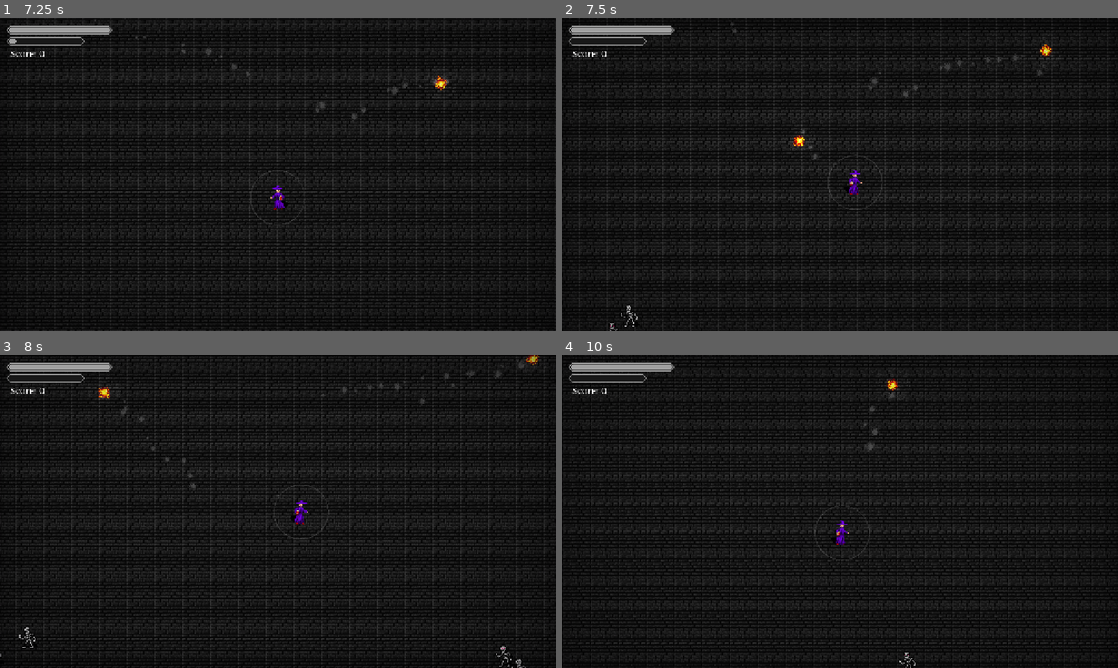
Above: before the commit, frames 1-4 (two rows, left to right).
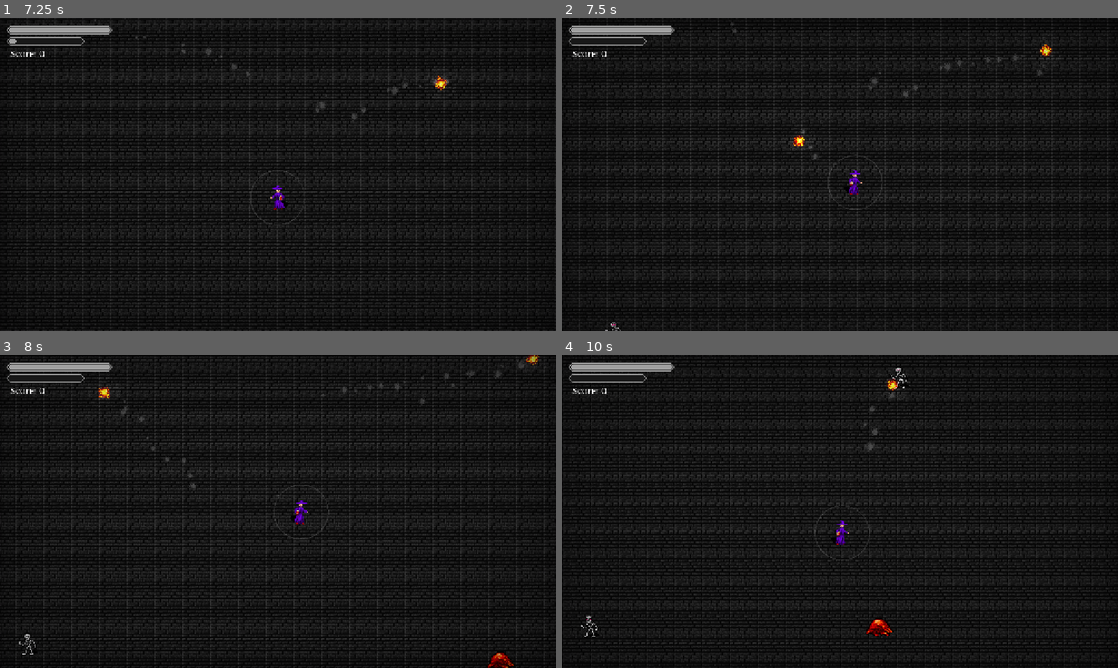
Above: after the commit, the same moments.

Repository: adrianwhatfield/ancient-arena
Game: Godot game, scene res://Scenes/Scenes/Menu/main_menu.tscn
Two runs of this game, one before a commit and one after it. Both use one fixed random seed, a clock stepped at 60 frames per second and the inputs below.
Inputs (mouse positions are in pixels of both pictures, inside the frame that each line leads up to):
- Up to frame 1 (7.25 s): click "Start" at 0.5 s; click "Play" at 1.25 s; tap Enter at 2 s; move the mouse to (400, 158) at 2.02 s; hold D (right) 2.03-2.78 s; click (400, 158) at 2.1 s; move the mouse to (166, 190) at 2.77 s; hold S (down) 2.78-3.53 s; click (166, 190) at 2.85 s; move the mouse to (333, 105) at 3.52 s; hold D (right) 3.53-4.28 s; click (333, 105) at 3.6 s; move the mouse to (250, 237) at 4.27 s; hold W (up) 4.28-5.03 s; click (250, 237) at 4.35 s; move the mouse to (444, 221) at 5.02 s; hold A (left) 5.03-6.53 s; click (444, 221) at 5.1 s; move the mouse to (111, 127) at 5.77 s; click (111, 127) at 5.85 s; move the mouse to (305, 174) at 6.52 s; hold S (down) from 6.53 s (still down); click (305, 174) at 6.6 s
- Up to frame 2 (7.5 s): move the mouse to (756, 96) at 7.27 s; release S (down) at 7.28 s; hold D (right) from 7.28 s (still down); click (756, 96) at 7.35 s
- Up to frame 3 (8 s): keep holding D (right)
- Up to frame 4 (10 s): move the mouse to (962, 495) at 8.02 s; release D (right) at 8.03 s; hold W (up) 8.03-8.78 s; click (962, 495) at 8.1 s; move the mouse to (728, 527) at 8.77 s; hold D (right) 8.78-9.53 s; click (728, 527) at 8.85 s; move the mouse to (895, 442) at 9.52 s; hold S (down) from 9.53 s (still down); click (895, 442) at 9.6 s

Frame 1 is identical in both runs. In frame 2, 0.1% of the frame differs, in the area x 7-14%, y 91-100%; in frame 3, 0.3%; in frame 4, 0.4%, in the area x 3-64%, y 4-100%.

Commit message:
Add hit/hurt boxes

Diff:
--- a/ancient_arena/Resources/player_stats.tres
+++ b/ancient_arena/Resources/player_stats.tres
@@ -5,7 +5,7 @@
 
 [sub_resource type="Resource" id="Resource_m2yxr"]
 script = ExtResource("1_18tye")
-value = 5.0
+value = 3.0
 cost = 15.0
 rate = 1.15
 
--- a/ancient_arena/Scenes/Characters/player.tscn
+++ b/ancient_arena/Scenes/Characters/player.tscn
@@ -3,13 +3,14 @@
 [ext_resource type="Script" uid="uid://ocgium5bbq1o" path="res://Scripts/player.gd" id="1_ttbjs"]
 [ext_resource type="Texture2D" uid="uid://bi5mpmu6c0nvk" path="res://Assets/Art/Characters/wizard.png" id="2_ueyud"]
 [ext_resource type="Texture2D" uid="uid://dejq3l54jjplj" path="res://Assets/UI/aim.svg" id="3_05bxp"]
+[ext_resource type="PackedScene" uid="uid://dwxgy7iby20mr" path="res://Scenes/Components/hit_box.tscn" id="3_gy20a"]
 
 [sub_resource type="CapsuleShape2D" id="CapsuleShape2D_0qm8w"]
 radius = 4.0
 height = 28.0
 
-[sub_resource type="RectangleShape2D" id="RectangleShape2D_0kf28"]
-size = Vector2(8, 26)
+[sub_resource type="RectangleShape2D" id="RectangleShape2D_gy20a"]
+size = Vector2(8, 14)
 
 [node name="Player" type="CharacterBody2D" unique_id=1932327328]
 collision_layer = 3
@@ -27,12 +28,12 @@
 limit_smoothed = true
 position_smoothing_enabled = true
 
-[node name="HitBox" type="Area2D" parent="." unique_id=413179554]
-collision_layer = 0
+[node name="HitBox" parent="." unique_id=1508533871 instance=ExtResource("3_gy20a")]
 collision_mask = 2
 
-[node name="CollisionShape2D" type="CollisionShape2D" parent="HitBox" unique_id=2061689713]
-shape = SubResource("RectangleShape2D_0kf28")
+[node name="CollisionShape2D" type="CollisionShape2D" parent="HitBox" unique_id=562727193]
+position = Vector2(1, 3)
+shape = SubResource("RectangleShape2D_gy20a")
 
 [node name="Wand" type="Node2D" parent="." unique_id=50244239]
 metadata/_edit_group_ = true
@@ -49,5 +50,5 @@
 [node name="Timer" type="Timer" parent="." unique_id=2105507039]
 autostart = true
 
-[connection signal="area_entered" from="HitBox" to="." method="_on_hit_box_area_entered"]
+[connection signal="hit" from="HitBox" to="." method="_on_hit_box_hit"]
 [connection signal="timeout" from="Timer" to="." method="_on_timer_timeout"]
--- a/ancient_arena/Scenes/Characters/skeleton.tscn
+++ b/ancient_arena/Scenes/Characters/skeleton.tscn
@@ -2,21 +2,36 @@
 
 [ext_resource type="Script" uid="uid://n814uww8xitf" path="res://Scripts/skeleton.gd" id="1_mtqc1"]
 [ext_resource type="Texture2D" uid="uid://bdpt0ssq0cqho" path="res://Assets/Art/Characters/skeleton_humanoid_small_new.png" id="2_xuaa8"]
+[ext_resource type="PackedScene" uid="uid://dwxgy7iby20mr" path="res://Scenes/Components/hit_box.tscn" id="3_tutri"]
+[ext_resource type="PackedScene" uid="uid://u210ssm8f045" path="res://Scenes/Components/hurt_box.tscn" id="4_6idjn"]
 
 [sub_resource type="RectangleShape2D" id="RectangleShape2D_hpu0b"]
-size = Vector2(10, 11)
+size = Vector2(17, 27)
 
-[node name="skeleton" type="Area2D" unique_id=678287738 groups=["Skeletons"]]
-collision_layer = 7
+[sub_resource type="RectangleShape2D" id="RectangleShape2D_ywfuw"]
+size = Vector2(8, 23)
+
+[node name="skeleton" type="CharacterBody2D" unique_id=668434103 groups=["Skeletons"]]
+collision_layer = 6
+collision_mask = 0
 script = ExtResource("1_mtqc1")
 
 [node name="Sprite2D" type="Sprite2D" parent="." unique_id=921905741]
 texture_filter = 1
 texture = ExtResource("2_xuaa8")
 
-[node name="CollisionShape2D" type="CollisionShape2D" parent="." unique_id=527617206]
-position = Vector2(0, 3.5)
+[node name="HitBox" parent="." unique_id=1508533871 instance=ExtResource("3_tutri")]
+collision_mask = 4
+
+[node name="CollisionShape2D" type="CollisionShape2D" parent="HitBox" unique_id=527617206]
+position = Vector2(0.5, 1.5)
 shape = SubResource("RectangleShape2D_hpu0b")
 
-[connection signal="area_entered" from="." to="." method="_on_area_entered"]
-[connection signal="body_entered" from="." to="." method="_on_body_entered"]
+[node name="HurtBox" parent="." unique_id=1723271617 instance=ExtResource("4_6idjn")]
+collision_layer = 2
+
+[node name="CollisionShape2D" type="CollisionShape2D" parent="HurtBox" unique_id=568422747]
+position = Vector2(0, 2)
+shape = SubResource("RectangleShape2D_ywfuw")
+
+[connection signal="hit" from="HitBox" to="." method="_on_hit_box_hit"]
--- a/ancient_arena/Scenes/Characters/slime.tscn
+++ b/ancient_arena/Scenes/Characters/slime.tscn
@@ -2,11 +2,16 @@
 
 [ext_resource type="Script" uid="uid://bhge6krcbgba" path="res://Scripts/slime.gd" id="1_xvobn"]
 [ext_resource type="Texture2D" uid="uid://bydmp70i3n5lm" path="res://Assets/Art/Characters/jelly.png" id="2_f5bq0"]
+[ext_resource type="PackedScene" uid="uid://dwxgy7iby20mr" path="res://Scenes/Components/hit_box.tscn" id="3_s8q01"]
+[ext_resource type="PackedScene" uid="uid://u210ssm8f045" path="res://Scenes/Components/hurt_box.tscn" id="4_u1guq"]
+
+[sub_resource type="RectangleShape2D" id="RectangleShape2D_u1guq"]
+size = Vector2(34, 20)
 
 [sub_resource type="RectangleShape2D" id="RectangleShape2D_1kbsw"]
 size = Vector2(11, 16)
 
-[node name="slime" type="Area2D" unique_id=995331079]
+[node name="slime" type="CharacterBody2D" unique_id=2078998117 groups=["Slimes"]]
 collision_layer = 7
 script = ExtResource("1_xvobn")
 
@@ -14,9 +19,18 @@
 texture_filter = 1
 texture = ExtResource("2_f5bq0")
 
-[node name="CollisionShape2D" type="CollisionShape2D" parent="." unique_id=1632447967]
+[node name="HitBox" parent="." unique_id=1508533871 instance=ExtResource("3_s8q01")]
+collision_mask = 4
+
+[node name="CollisionShape2D" type="CollisionShape2D" parent="HitBox" unique_id=817009995]
+position = Vector2(0, 1)
+shape = SubResource("RectangleShape2D_u1guq")
+
+[node name="HurtBox" parent="." unique_id=1723271617 instance=ExtResource("4_u1guq")]
+collision_layer = 2
+
+[node name="CollisionShape2D" type="CollisionShape2D" parent="HurtBox" unique_id=1632447967]
 position = Vector2(-0.5, 1)
 shape = SubResource("RectangleShape2D_1kbsw")
 
-[connection signal="area_entered" from="." to="." method="_on_area_entered"]
-[connection signal="body_entered" from="." to="." method="_on_body_entered"]
+[connection signal="hit" from="HitBox" to="." method="_on_hit_box_hit"]
--- /dev/null
+++ b/ancient_arena/Scenes/Components/hit_box.tscn
@@ -0,0 +1,10 @@
+[gd_scene format=3 uid="uid://dwxgy7iby20mr"]
+
+[ext_resource type="Script" uid="uid://ci1yamud5xfs5" path="res://Scripts/Components/hit_box.gd" id="1_7nlua"]
+
+[node name="HitBox" type="Area2D" unique_id=1508533871]
+collision_layer = 0
+collision_mask = 0
+script = ExtResource("1_7nlua")
+
+[connection signal="area_entered" from="." to="." method="_on_area_entered"]
--- /dev/null
+++ b/ancient_arena/Scenes/Components/hurt_box.tscn
@@ -0,0 +1,10 @@
+[gd_scene format=3 uid="uid://u210ssm8f045"]
+
+[ext_resource type="Script" uid="uid://dh34qd7cciwx8" path="res://Scripts/Components/hurt_box.gd" id="1_fuai4"]
+
+[node name="HurtBox" type="Area2D" unique_id=1723271617]
+collision_layer = 0
+collision_mask = 0
+script = ExtResource("1_fuai4")
+
+[connection signal="area_entered" from="." to="." method="_on_area_entered"]
--- a/ancient_arena/Scenes/Objects/enemy_spawner.tscn
+++ b/ancient_arena/Scenes/Objects/enemy_spawner.tscn
@@ -6,6 +6,7 @@
 script = ExtResource("1_kf6h4")
 
 [node name="Timer" type="Timer" parent="." unique_id=1986362070]
+wait_time = 5.0
 autostart = true
 
 [connection signal="timeout" from="Timer" to="." method="_on_timer_timeout"]
--- a/ancient_arena/Scenes/Objects/spell.tscn
+++ b/ancient_arena/Scenes/Objects/spell.tscn
@@ -8,16 +8,14 @@
 [ext_resource type="Texture2D" uid="uid://ttpxoapj6i8f" path="res://Assets/Art/Spells/flame_2.png" id="4_dg1o7"]
 
 [sub_resource type="ParticleProcessMaterial" id="ParticleProcessMaterial_h8xbj"]
+particle_flag_disable_z = true
 emission_shape = 1
 emission_sphere_radius = 25.0
-particle_flag_disable_z = true
-gravity = Vector3(0, 0, 0)
 initial_velocity_min = 1.0
 initial_velocity_max = 10.0
 angular_velocity_min = 50.0
 angular_velocity_max = 100.0
-orbit_velocity_min = 0.0
-orbit_velocity_max = 0.0
+gravity = Vector3(0, 0, 0)
 tangential_accel_max = 10.0
 scale_min = 0.1
 scale_max = 0.5
@@ -42,32 +40,31 @@
 
 [sub_resource type="CircleShape2D" id="CircleShape2D_fuwxw"]
 
-[node name="Spell" type="Area2D"]
+[node name="Spell" type="Area2D" unique_id=920022]
 texture_filter = 1
-collision_layer = 0
-collision_mask = 4
+collision_layer = 4
+collision_mask = 0
 script = ExtResource("1_7yvvw")
 
-[node name="PointLight2D" type="PointLight2D" parent="."]
+[node name="PointLight2D" type="PointLight2D" parent="." unique_id=1060569135]
 shadow_color = Color(0, 0, 0, 0.501961)
 texture = ExtResource("3_ur505")
 texture_scale = 0.1
 
-[node name="GPUParticles2D" type="GPUParticles2D" parent="."]
+[node name="GPUParticles2D" type="GPUParticles2D" parent="." unique_id=1390384415]
 amount = 16
+texture = ExtResource("3_nf6al")
 process_material = SubResource("ParticleProcessMaterial_h8xbj")
-texture = ExtResource("3_nf6al")
 
-[node name="Sprite2D" type="AnimatedSprite2D" parent="."]
+[node name="Sprite2D" type="AnimatedSprite2D" parent="." unique_id=1215456829]
 sprite_frames = SubResource("SpriteFrames_gqm75")
 frame_progress = 0.440742
 
-[node name="CollisionShape2D" type="CollisionShape2D" parent="."]
+[node name="CollisionShape2D" type="CollisionShape2D" parent="." unique_id=1669560185]
 shape = SubResource("CircleShape2D_fuwxw")
 
-[node name="Timer" type="Timer" parent="."]
+[node name="Timer" type="Timer" parent="." unique_id=1038743745]
 wait_time = 15.0
 autostart = true
 
-[connection signal="area_entered" from="." to="." method="_on_area_entered"]
 [connection signal="timeout" from="Timer" to="." method="_on_timer_timeout"]
--- /dev/null
+++ b/ancient_arena/Scripts/Components/hit_box.gd
@@ -0,0 +1,7 @@
+extends Area2D
+
+signal hit(area: Area2D)
+
+
+func _on_area_entered(area: Area2D) -> void:
+	hit.emit(area)
--- /dev/null
+++ b/ancient_arena/Scripts/Components/hurt_box.gd
@@ -0,0 +1,7 @@
+extends Area2D
+
+signal hurt(damage: float)
+
+
+func _on_area_entered(area: Area2D) -> void:
+	hurt.emit(get_parent().damage)
--- a/ancient_arena/Scripts/EnemySpawner.gd
+++ b/ancient_arena/Scripts/EnemySpawner.gd
@@ -13,6 +13,6 @@
 	if chance <= 0.6:
 		owner.add_child(skeleton)
 		skeleton.transform = global_transform
-	#elif chance >= 0.3:
-		#owner.add_child(slime)
-		#slime.transform = global_transform
+	elif chance >= 0.3:
+		owner.add_child(slime)
+		slime.transform = global_transform
--- a/ancient_arena/Scripts/player.gd
+++ b/ancient_arena/Scripts/player.gd
@@ -68,7 +68,6 @@
 	stats.health_current += stats.health_regen
 	stats.mana_current += stats.mana_regen
 
-
-func _on_hit_box_area_entered(area):
+func _on_hit_box_hit(area: Area2D) -> void:
 	player_hit.emit()
-	stats.health_current -= area.damage
+	stats.health_current -= area.get_parent().damage
--- a/ancient_arena/Scripts/skeleton.gd
+++ b/ancient_arena/Scripts/skeleton.gd
@@ -1,108 +1,27 @@
-extends Area2D
+extends CharacterBody2D
 class_name Skeleton
 
 var stats = preload("res://Resources/player_stats.tres")
 
 var health = 10
 var damage = 4
-var speed = 25.0
+var speed = 85.0
 var score = 15
-
-var velocity = Vector2()
-var acceleration = Vector2()
-var boids = []
-
-var perception_radius = 50.0 #50
-var centralisation_force_radius = 10.0 #10
-
-var centralisation_force = 1.0 #0.5
-var steer_force = 100.0 #50.0
-var alignment_force = 2.4 #1.2
-var cohesion_force = 1.0 #0.5
-var seperation_force = 2.0 #1.0
 
 var target = Vector2.ZERO
 
-func _ready() -> void:
-	var boid_group = get_tree().get_nodes_in_group("Skeletons")
-	for boid in boid_group:
-		boids.append(boid)
-
-func _process(_delta):
-	if health < 0:
+func _process(delta: float) -> void:
+	if health <= 0:
 		stats.score += score
 		self.remove_from_group("Skeletons")
 		queue_free()
 
 func _physics_process(delta):
-	var neighbors = get_neighbors(perception_radius)
-	target = stats.position
+	target = get_parent().get_node("Player")
+	if position.distance_to(target.position) > 10:
+		position = position.move_toward(target.position, delta * speed)
 
-	acceleration += process_alignments(neighbors) * alignment_force
-	acceleration += process_cohesion(neighbors) * cohesion_force
-	acceleration += process_seperation(neighbors) * seperation_force
-	acceleration += process_centrailisation(target) * centralisation_force
 
-	velocity += acceleration * delta
-	# TODO: Clamp velocity to max speed
-
-	translate(velocity * delta)
-
-func steer(towards):
-	var steer_dir = towards - velocity
-	steer_dir = steer_dir.normalized()
-	return steer_dir
-
-func process_seperation(neighbors):
-	var vector: Vector2 = Vector2()
-	var close_neighbors = []
-	for boid in neighbors:
-		if position.distance_to(boid.position) < perception_radius / 2:
-			close_neighbors.push_back(boid)
-
-	if close_neighbors.is_empty():
-		return vector
-
-	for boid in close_neighbors:
-		var difference: Vector2 = position - boid.position
-		vector += difference.normalized() / difference.length()
-
-	vector /= close_neighbors.size()
-
-	return steer(vector.normalized() * speed)
-
-func process_alignments(neighbors):
-	var vector: Vector2 = Vector2()
-	if neighbors.is_empty():
-		return vector
-
-	for boid in neighbors:
-		vector += boid.velocity
-	vector /= neighbors.size()
-
-	return steer(vector.normalized() * speed)
-
-func process_cohesion(neighbors):
-	var vector: Vector2 = Vector2()
-	if neighbors.is_empty():
-		return vector
-	for boid in neighbors:
-		vector += boid.position
-	vector /= neighbors.size()
-
-	return steer((vector - position).normalized() * speed)
-
-func process_centrailisation(centre: Vector2):
-	if position.distance_to(centre) < centralisation_force_radius:
-		return Vector2()
-
-	return steer((centre - position).normalized() * speed)
-
-func get_neighbors(view_radius):
-	var neighbors = []
-
-	for boid in boids:
-		if position.distance_to(boid.position) <= view_radius and not boid == self:
-			neighbors.push_back(boid)
-
-		return neighbors
+func _on_hit_box_hit(area) -> void:
+	if area is not Skeleton or area is not Slime:
+		health -= area.damage
--- a/ancient_arena/Scripts/slime.gd
+++ b/ancient_arena/Scripts/slime.gd
@@ -1,20 +1,27 @@
-extends Area2D
+extends CharacterBody2D
+class_name Slime
 
 var stats = preload("res://Resources/player_stats.tres")
 
 var health = 5
 var damage = 2
-var speed = 75.0
+var speed = 65.0
 var score = 10
 
 var target = Vector2.ZERO
 
 func _process(delta):
-	if health < 0:
+	if health <= 0:
 		stats.score += score
+		self.remove_from_group("Slimes")
 		queue_free()
 
 func _physics_process(delta):
 	target = get_parent().get_node("Player")
 	if position.distance_to(target.position) > 10:
 		position = position.move_toward(target.position, delta * speed)
+
+
+func _on_hit_box_hit(area) -> void:
+	if area is not Skeleton or area is not Slime:
+		health -= area.damage
--- a/ancient_arena/Scripts/spell.gd
+++ b/ancient_arena/Scripts/spell.gd
@@ -1,16 +1,15 @@
 extends Area2D
 
+var damage: float = 1
 const SPEED = 250
 var stats = preload("res://Resources/player_stats.tres")
 
 func _ready():
 	$Sprite2D.play("default")
+	damage = stats.damage.value * damage
 
 func _process(delta):
 	position += transform.x * SPEED * delta
 
 func _on_timer_timeout():
 	queue_free()
-
-func _on_area_entered(area):
-	area.health -= stats.damage.value
Not shown: 1 places in ancient_arena/Scenes/Objects/spell.tscn that only renumber resources
Not shown, added: ancient_arena/Scripts/Components/hit_box.gd.uid
Not shown, added: ancient_arena/Scripts/Components/hurt_box.gd.uid
